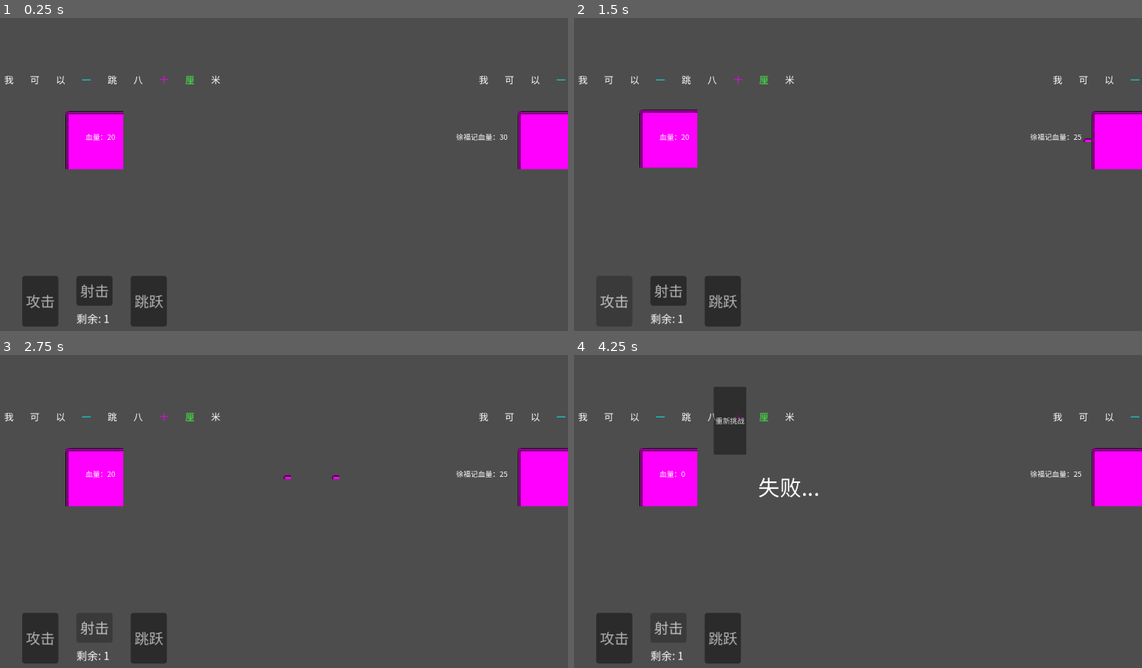
Above: before the commit, frames 1-4 (two rows, left to right).
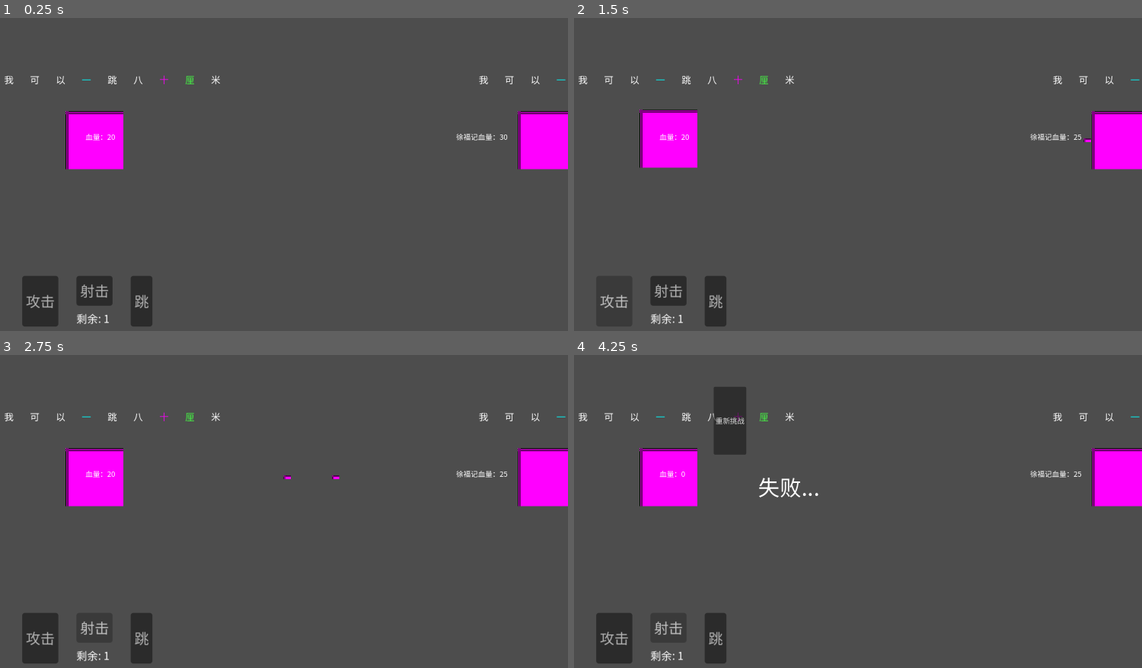
Above: after the commit, the same moments.

Repository: wangcocoo00/ziciyici
Game: Godot game, scene res://scenes/battle_xufuji.tscn
Same seed, same stepped clock (60 frames per second), same inputs: the game is played once before the commit and once after it. This scene is started directly instead of the project's main scene.
Inputs:
- Up to frame 1 (0.25 s): no input
- Up to frame 2 (1.5 s): click "跳跃" (after the commit: "跳") at 0.5 s; click "攻击" at 1.25 s
- Up to frame 3 (2.75 s): click "射击" at 2 s
- Up to frame 4 (4.25 s): click "攻击" at 2.75 s; click "射击" at 3.5 s

The runs differ from the first frame. In frame 1, 0.4% of the frame differs, in the area x 26-30%, y 82-99%; in frame 2, 0.4%; in frame 3, 0.4%; in frame 4, 0.4%.

Commit message:
修改跳跃为跳

Diff:
--- a/ziciyici/scenes/battle_xufuji.tscn
+++ b/ziciyici/scenes/battle_xufuji.tscn
@@ -111,7 +111,8 @@
 [node name="JumpBtn" type="Button" parent="ActionButtons/HBoxContainer" unique_id=1282695462]
 layout_mode = 2
 theme_override_fonts/font = ExtResource("8_ih0ju")
-text = "跳跃"
+text = "跳
+"
 
 [node name="GameOverUI" type="CanvasLayer" parent="." unique_id=1873818336]
 visible = false
